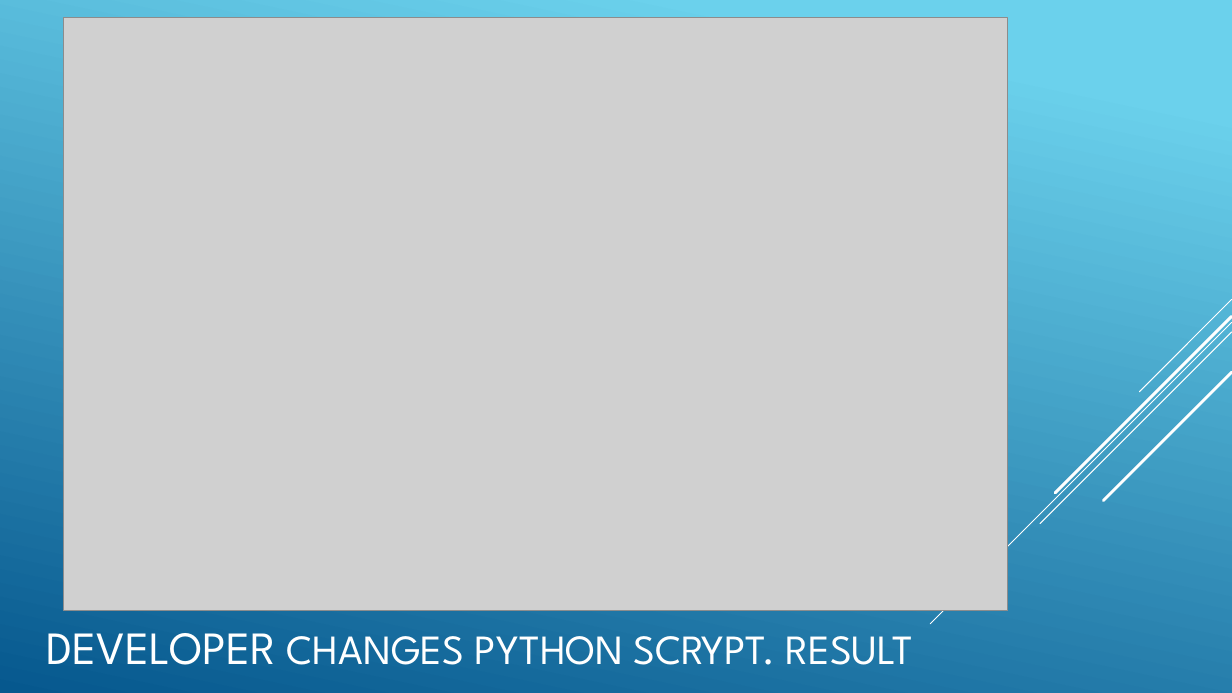
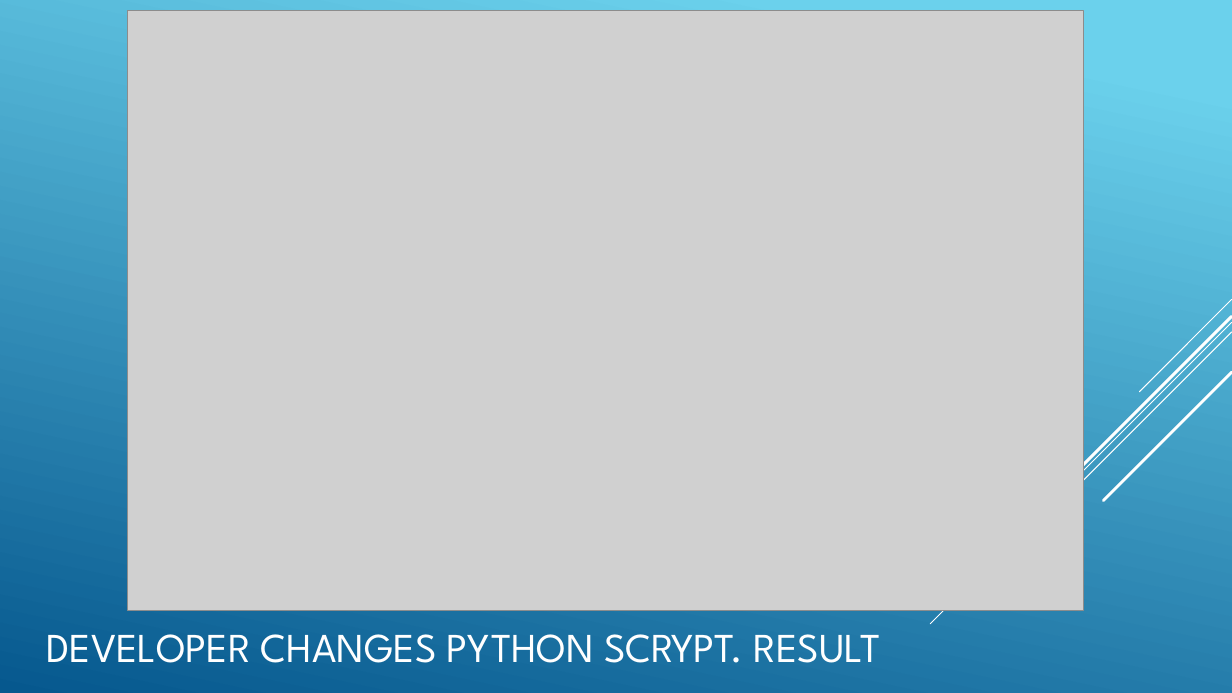
Before and after one commit to MarchenkoOlexandr/DevOps_online_Vinnitsja_2021Q4, a slide deck: slide 11 of m1/task13.1/DEPLOY TELEGRAMM BOT.pptx (slide 10 before the commit). Drawn at 1232x693 pixels with LibreOffice and Linux fonts; fonts in the diff are those of the drawing; grey boxes stand for pictures. Boxes give left, top, right and bottom in pixels: in the first picture for what was removed or moved away, otherwise in the second. Text is boxed around its words. In the diff, an @@ line names an element or a change of style, - is before the commit and + after.

```diff
--- a/m1/task13.1/DEPLOY TELEGRAMM BOT.pptx
+++ b/m1/task13.1/DEPLOY TELEGRAMM BOT.pptx
@@ picture: place and size @@
-picture at (64,17,1008,610)
+picture at (128,10,1083,611)
@@ title "DEVELOPER CHANGES PYTHON SCRYPT. RESULT" at (46,634,880,663): size 36 to 32 pt in "DEVELOPER"; size 32.4 to 32 pt in "CHANGES PYTHON SCRYPT. RESULT" @@
```
Also in this commit, not shown: 9 other slides changed, 2 slides added, 13 other files.
